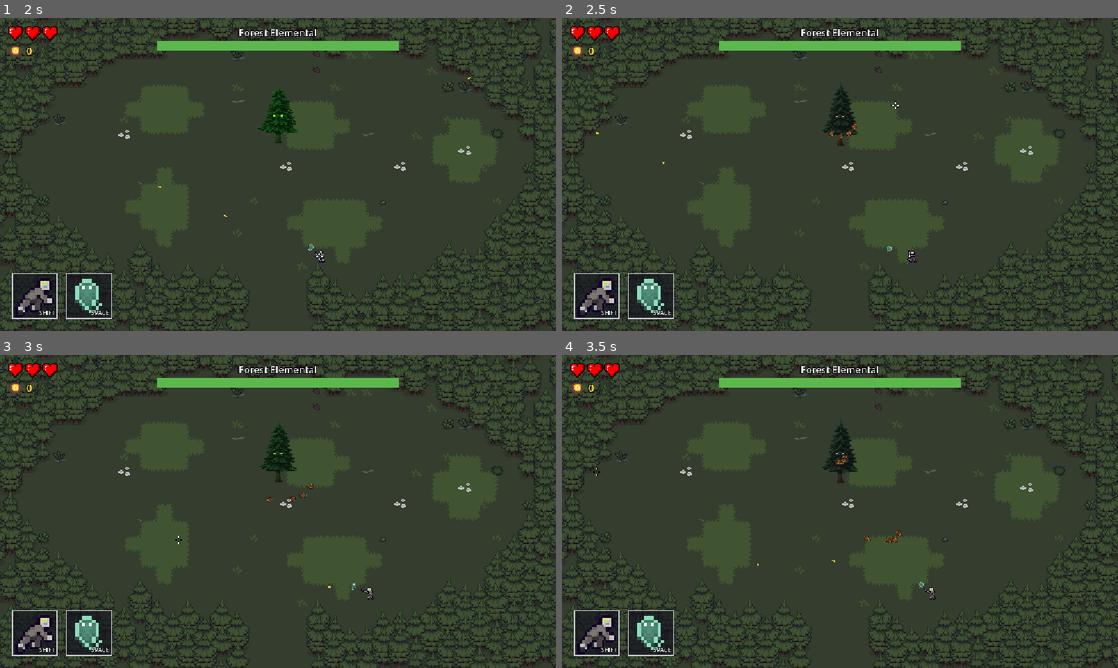
Above: before the commit, frames 1-4 (two rows, left to right).
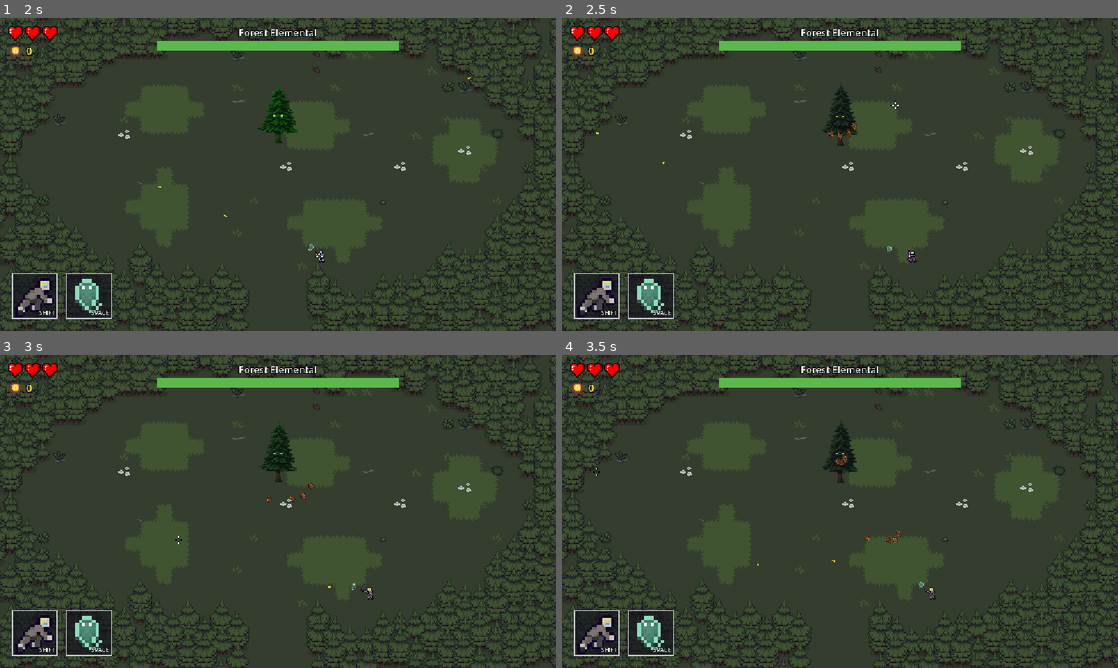
Above: after the commit, the same moments.

Repository: Silgnis/Game-Design-Project
Game: Godot game, scene res://Scenes/Rooms/boss_arena_test.tscn
Two runs of this game, one before a commit and one after it. Both use one fixed random seed, a clock stepped at 60 frames per second and the inputs below. This scene is started directly instead of the project's main scene. Sound files missing from this copy of the repository are replaced by a short silence.
Inputs (mouse positions are in pixels of both pictures, inside the frame that each line leads up to):
- Up to frame 1 (2 s): tap Enter (ui_accept) at 0.5, 0.77 s; move the mouse to (400, 158) at 0.52 s; press the mouse at (400, 158) at 0.53 s; hold Right (right) 0.53-1.25 s; release the mouse at (400, 158) at 1.25 s; drag from (166, 190) to (322, 255) at 1.27 s
- Up to frame 2 (2.5 s): move the mouse to (895, 105) at 2.02 s; hold Right (right) from 2.03 s (still down); hold E (interact) from 2.03 s (still down)
- Up to frame 3 (3 s): release Right (right) at 2.75 s; release E (interact) at 2.75 s; drag from (250, 574) to (33, 470) at 2.77 s
- Up to frame 4 (3.5 s): no input

Frame 1 is identical in both runs. In frame 2, less than 0.1% of the frame differs, in the area x 47-53%, y 33-39%; in frame 3, less than 0.1%; in frame 4, less than 0.1%, in the area x 49-62%, y 31-61%.

Commit message:
Fixed pinecone sprite and projectile

Diff:
--- a/Scripts/pinecone.gd
+++ b/Scripts/pinecone.gd
@@ -14,7 +14,7 @@
 @export var buffed_speed_mult: float = 1.4
 @export var buffed_turn_mult: float = 1.3
 @export var damage: int = 1
-@export var spin_speed: float = 8.0
+@export var face_turn_speed: float = 12.0 # How quickly the tip swings to its new facing
 
 const BUFFED_TINT = Color(1.6, 0.6, 0.5) # Buffed pinecones are the same sprite, tinted red
 
@@ -37,6 +37,7 @@
 		collision_mask = 2 # Player only
 		sprite.modulate = BUFFED_TINT
 	speed = start_speed
+	rotation = _facing_angle()
 
 func set_time_scale(value: float) -> void:
 	time_scale = value
@@ -59,7 +60,15 @@
 				direction = direction.rotated(clampf(direction.angle_to(to_target), -max_turn, max_turn))
 
 	position += direction * speed * delta
-	rotation += spin_speed * delta
+	rotation = lerp_angle(rotation, _facing_angle(), 1.0 - exp(-face_turn_speed * delta))
+
+# The sprite's tip points down. While scattering near the boss the tip aims at the player;
+# once it speeds off, it points where it's flying.
+func _facing_angle() -> float:
+	var facing: Vector2 = direction
+	if _age < scatter_time and is_instance_valid(target):
+		facing = target.global_position - global_position
+	return facing.angle() - PI / 2
 
 func _on_body_entered(body: Node2D) -> void:
 	if body.has_method("take_damage"):
